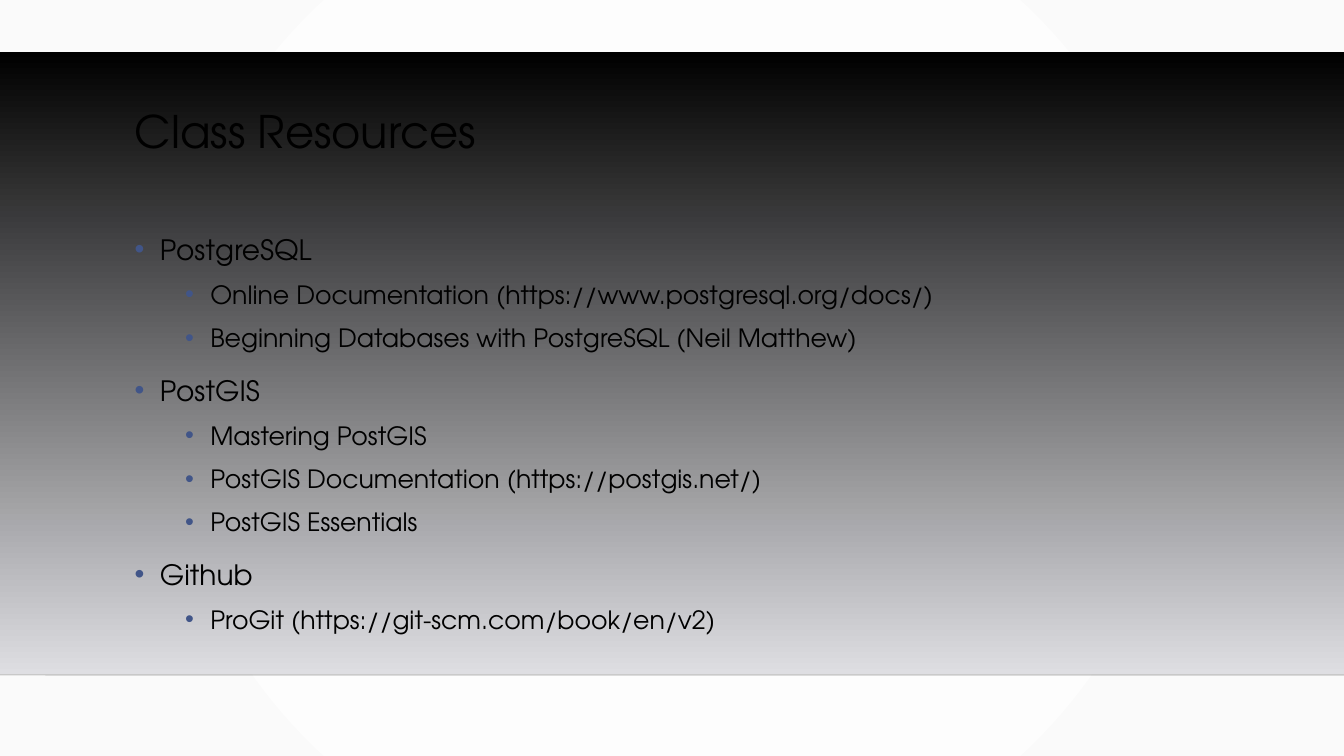
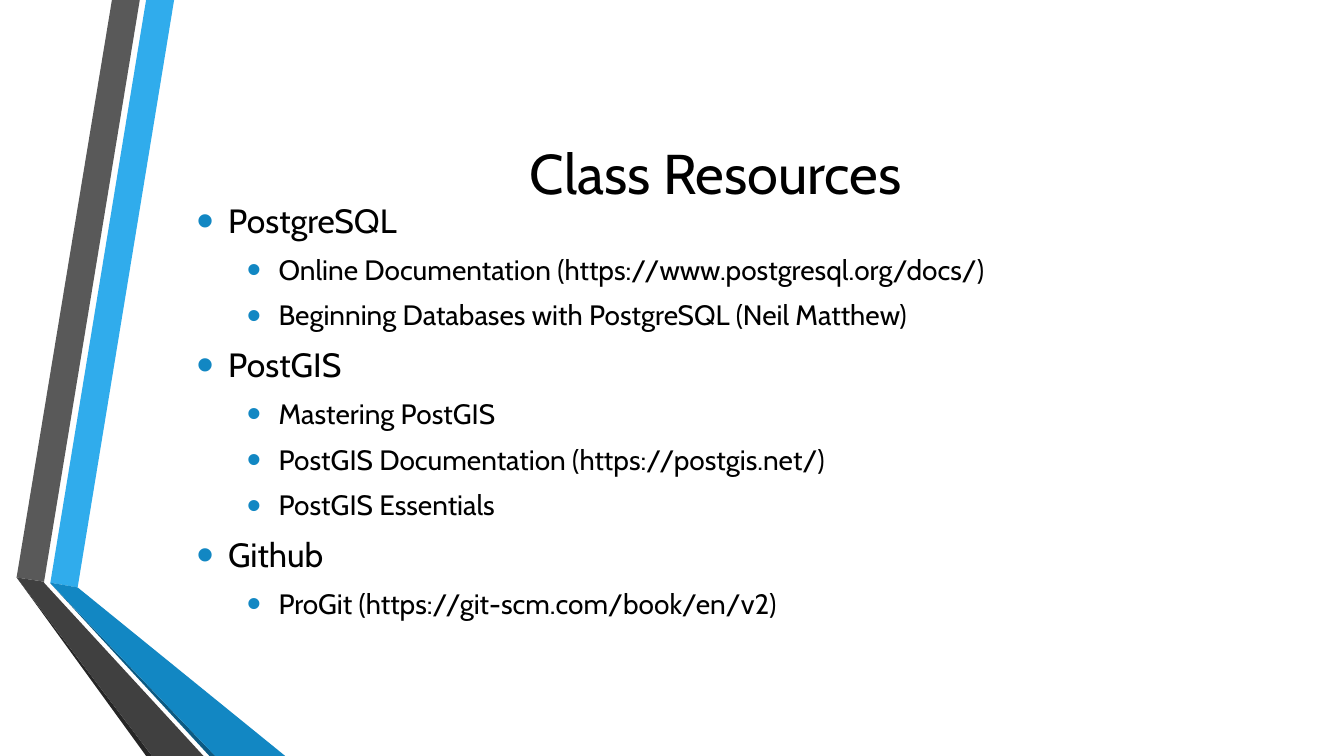
Before and after one commit to TomG007/gis5577, a slide deck: slide 6 of why_postgresql.odp. Drawn at 1344x756 pixels with LibreOffice and Linux fonts; fonts in the diff are those of the drawing; background and template pictures are left out. Boxes give left, top, right and bottom in pixels: in the first picture for what was removed or moved away, otherwise in the second. Text is boxed around its words. In the diff, an @@ line names an element or a change of style, - is before the commit and + after.

```diff
--- a/why_postgresql.odp
+++ b/why_postgresql.odp
@@ background gradient #FFFFFF to #FAFAFA to picture (left out) @@
@@ freeform shape removed at [0, 51, 1344, 675] @@
@@ title "Class Resources": place and size @@
-title "Class Resources" at [135, 95, 476, 172]
+title "Class Resources" at [530, 152, 902, 195]
@@ title "Class Resources" at [530, 152, 902, 195]: size 32 to 40 pt, font TeX Gyre Adventor to Cabin; alignment left to centre; line spacing 0.9 to 1; vertical alignment top to middle @@
@@ text "PostgreSQL": place and size @@
-text "PostgreSQL" at [160, 239, 933, 635]
+text "PostgreSQL" at [228, 209, 984, 621]
@@ text "PostgreSQL" at [228, 209, 984, 621]: size 20 to 24 pt in "PostgreSQL", "PostGIS", "Github"; font TeX Gyre Adventor to Cabin, size 18 to 20 pt; indent changed; line spacing 1.2 to 0.9; more space between paragraphs; bullet colour #415588 to #1287C3; vertical alignment top to middle @@
@@ group added at [16, 0, 285, 756]: 6 freeform shapes @@
@@ line removed from (0, 675) to (1344, 675) @@
```
Also in this commit, not shown: 25 other slides changed, 3 other files.
